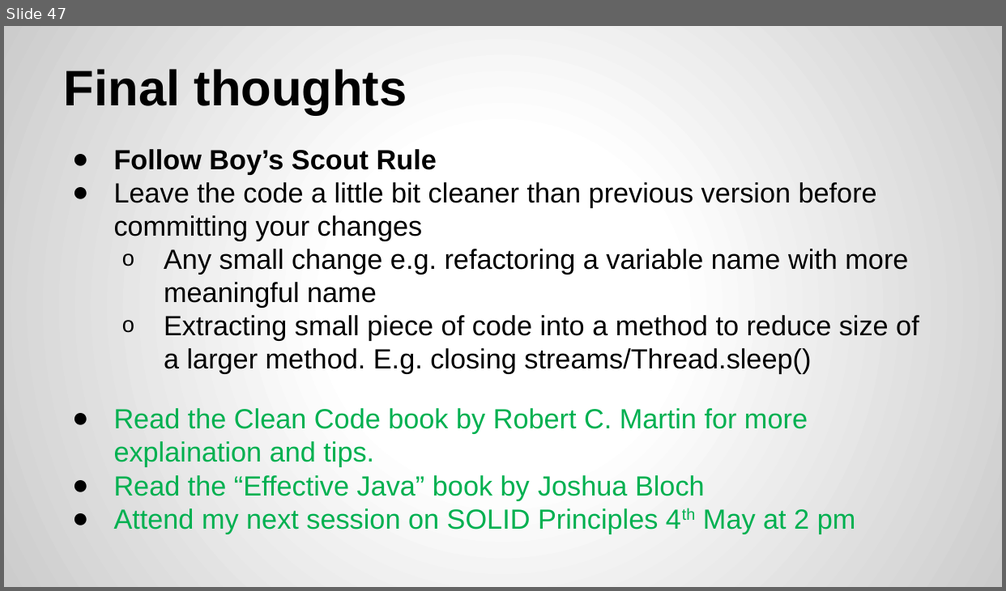
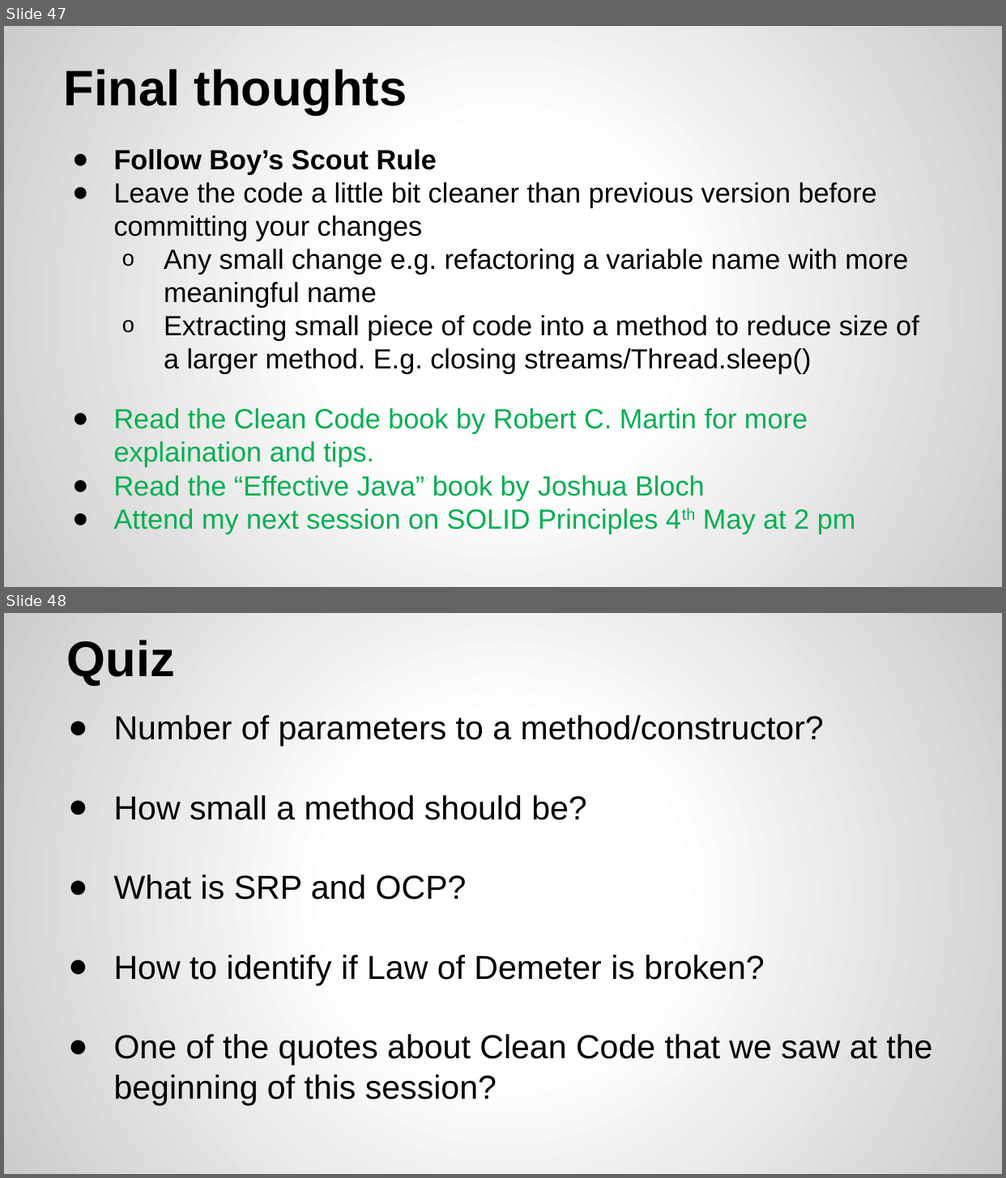
Before and after one commit to yogeshrnaik/presentations, a slide deck: Clean Code.pptx. Shown one above the other, each under a label of ours: slide 47 before the commit, slides 47 and 48 after it. The pictures are 1006x591 and 1006x1178 pixels, drawn with LibreOffice and Linux fonts; fonts in the diff are those of the drawing. Boxes give left, top, right and bottom in pixels: in the first picture for what was removed or moved away, otherwise in the second. Text is boxed around its words. In the diff, an @@ line names an element or a change of style, - is before the commit and + after.

Commit message:
added Quiz

```diff
--- a/Clean Code.pptx
+++ b/Clean Code.pptx
@@ slide 48 added at bbox=[4, 613, 1002, 1174], background gradient #FFFFFF to #CCCCCC @@
@@ title added at bbox=[67, 640, 175, 686], 36 pt, text #000000, bold @@
+Quiz
@@ text added at bbox=[114, 715, 932, 1105], 24 pt, text #000000 @@
+● Number of parameters to a method/constructor?
+● How small a method should be?
+● What is SRP and OCP?
+● How to identify if Law of Demeter is broken?
+● One of the quotes about Clean Code that we saw at the beginning of this session?
```
Also in this commit, not shown: 1 slide changed, 1 other slide added.
